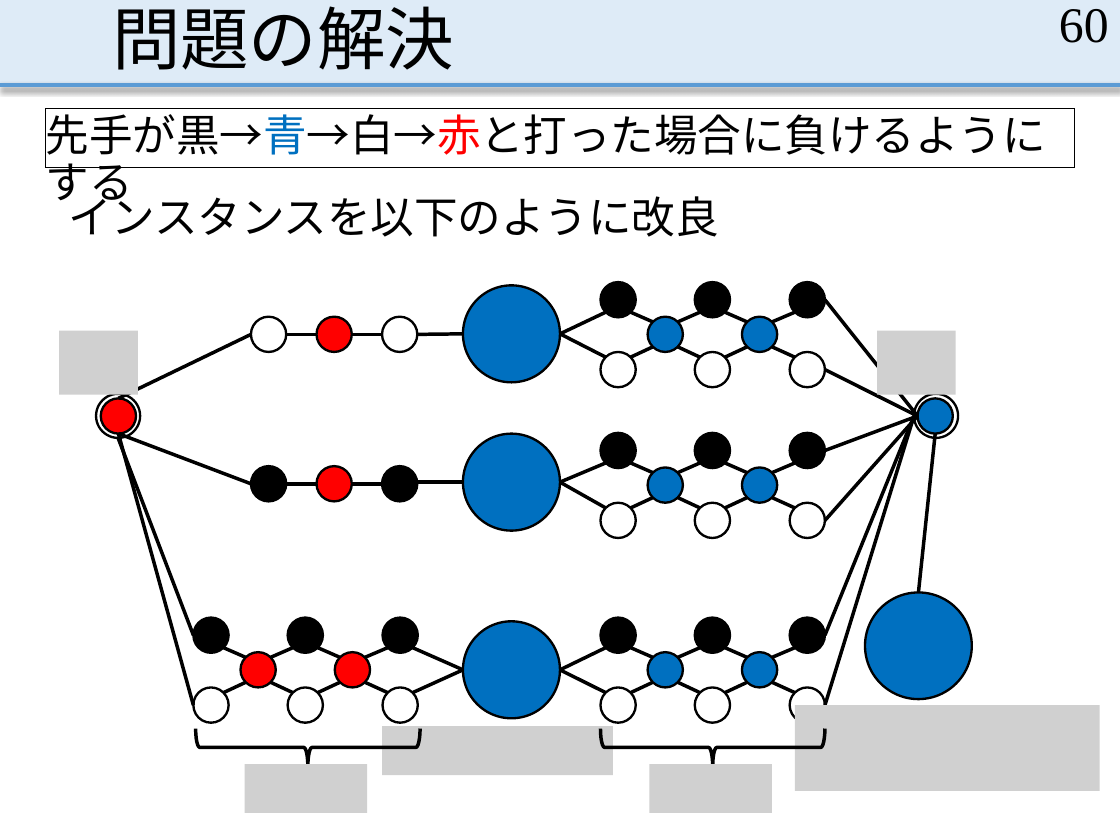
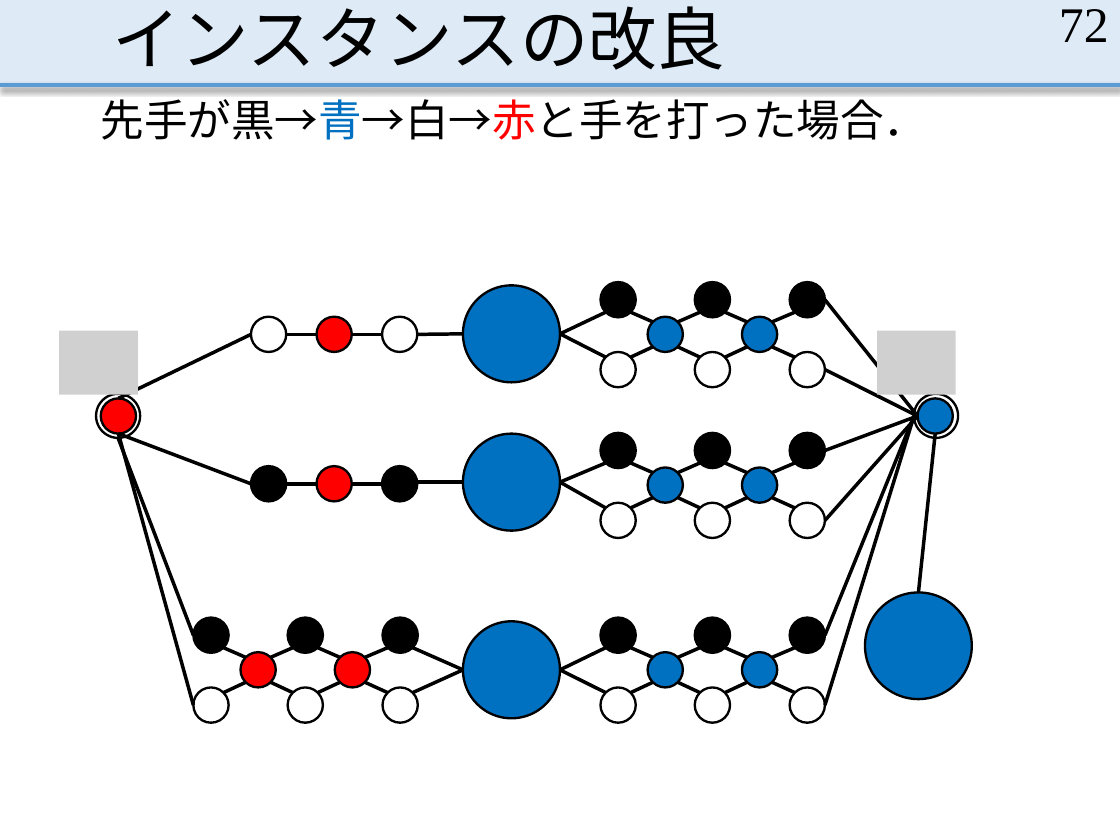
Before and after one commit to MasayaOda/SR, a slide deck: slide 72 of 191120oda.pptx (slide 60 before the commit). Drawn at 1120x840 pixels with LibreOffice and Linux fonts; fonts in the diff are those of the drawing; grey boxes stand for pictures. Boxes give left, top, right and bottom in pixels: in the first picture for what was removed or moved away, otherwise in the second. Text is boxed around its words. In the diff, an @@ line names an element or a change of style, - is before the commit and + after.

Commit message:
家で発表練習しよう

```diff
--- a/191120oda.pptx
+++ b/191120oda.pptx
@@ title at (112, 6, 725, 70): text changed @@
-問題の解決
+インスタンスの改良
@@ page number at (1059, 9, 1109, 42): text changed @@
-60
+72
@@ text at (101, 92, 927, 140): text changed @@
-先手が黒→青→白→赤と打った場合に負けるようにする
+先手が黒→青→白→赤と手を打った場合．
@@ text "先手が黒→青→白→赤と手を打った場合．": place and size @@
-text "先手が黒→青→白→赤と手を打った場合．" at (46, 109, 1075, 168)
+text "先手が黒→青→白→赤と手を打った場合．" at (101, 92, 927, 140)
@@ text "先手が黒→青→白→赤と手を打った場合．" at (101, 92, 927, 140): outline #000000 0.75 pt to none @@
@@ rectangle removed at (68, 190, 1052, 250) @@
-インスタンスを以下のように改良
@@ picture removed at (795, 706, 1100, 792) @@
@@ left brace removed at (196, 728, 420, 766) @@
@@ picture removed at (382, 726, 613, 775) @@
@@ left brace removed at (601, 728, 825, 766) @@
@@ picture removed at (244, 764, 366, 813) @@
@@ picture removed at (650, 764, 772, 813) @@
```
Also in this commit, not shown: 57 other slides changed, 6 slides added, 3 slides removed, 2 other files.
